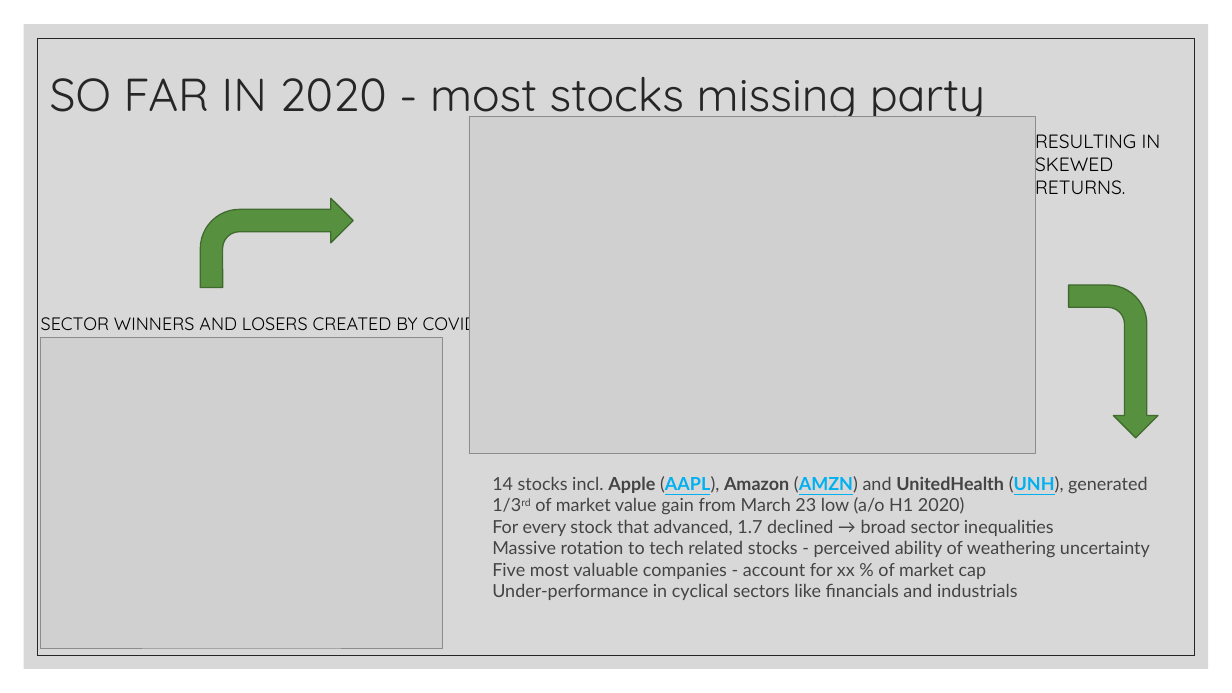
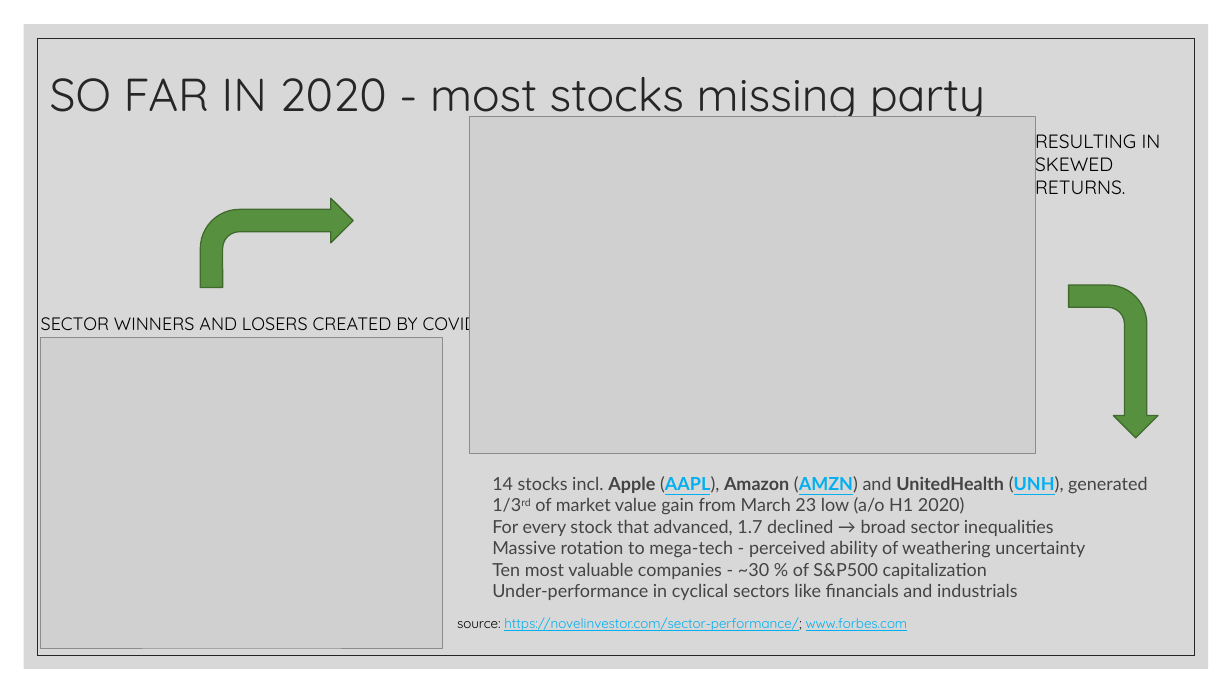
Before and after one commit to Sinthushan-bootcamp/SP500Analysis, a slide deck: slide 4 of ALGORITHMIC POST-COVD TRADING STRATEGY.pptx. Drawn at 1232x693 pixels with LibreOffice and Linux fonts; fonts in the diff are those of the drawing; grey boxes stand for pictures. Boxes give left, top, right and bottom in pixels: in the first picture for what was removed or moved away, otherwise in the second. Text is boxed around its words. In the diff, an @@ line names an element or a change of style, - is before the commit and + after.

Commit message:
Updated the presentation

```diff
--- a/ALGORITHMIC POST-COVD TRADING STRATEGY.pptx
+++ b/ALGORITHMIC POST-COVD TRADING STRATEGY.pptx
@@ text at [492,541,1085,579]: text changed @@
-Massive rotation to tech related stocks - perceived ability of weathering uncertainty
-Five most valuable companies - account for xx % of market cap
+Massive rotation to mega-tech - perceived ability of weathering uncertainty
+Ten most valuable companies - ~30 % of S&P500 capitalization
@@ text added at [457,617,908,631], 10.5 pt, text #00B0F0, underline @@
+source: https://novelinvestor.com/sector-performance/; www.forbes.com
```
Also in this commit, not shown: 4 other slides changed.
